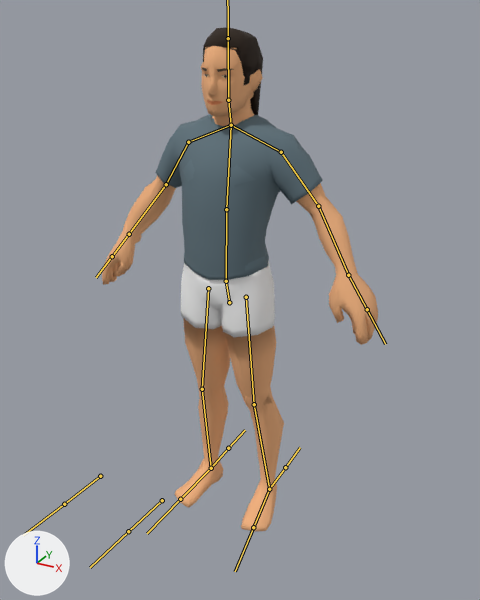
Two versions of the FBX model Assets/Rigs/HumanRig.fbx, one commit apart.
Rendered twice from a 50 mm lens placed at (1.188, -2.079, 2.032), pointed at (0.071, -0.046, 1.016). The axes (+X, +Y, +Z) are drawn at lower left. The lights are the same throughout. The bones that bend it are drawn over the model as lines.

Names of what the first picture shows: 'FemBase', 'FemHair1', 'FemHair2', 'FemTShirt', 'MascBase', 'MascHair1', 'MascHair2', 'MascTShirt'.
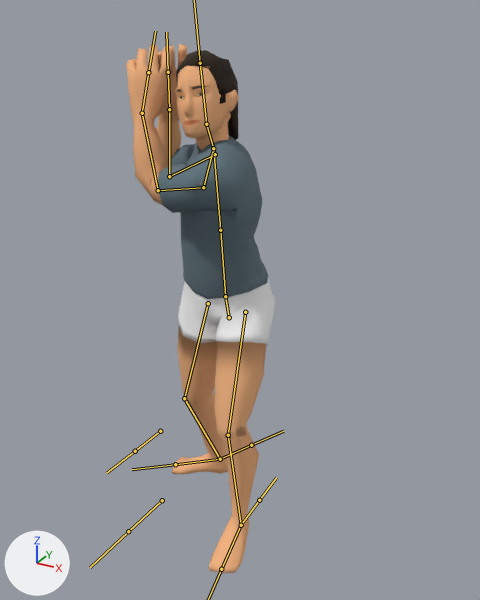
The newer file adds an action. The first version stands in its rest pose; the second is drawn at frame 1 of the action 'Rig|MeleeLarge'.

Boxes (x1, y1, x2, y2) around the edits, measured in the pictures (480 x 600 px):
```json
{"object": "MascBase", "change": "posed", "before": [102, 47, 378, 532], "after": [126, 44, 259, 573]}
{"object": "FemBase", "change": "posed", "before": [109, 46, 363, 466], "after": [127, 56, 276, 502], "on screen": "41% narrower, 6% taller"}
{"object": "MascTShirt", "change": "posed", "before": [155, 114, 323, 280], "after": [157, 139, 263, 299], "on screen": "37% narrower"}
{"object": "MascHair1", "change": "posed", "before": [204, 27, 263, 96], "after": [176, 50, 238, 119]}
{"object": "FemTShirt", "change": "posed", "before": [179, 118, 271, 275], "after": [183, 135, 268, 291]}
{"object": "MascHair2", "change": "posed", "before": [203, 40, 261, 115], "after": [176, 50, 238, 140]}
{"object": "FemHair2", "change": "posed", "before": [206, 33, 263, 76], "after": [202, 66, 238, 95]}
{"object": "FemHair1", "change": "posed", "before": [203, 48, 263, 77], "after": [177, 66, 238, 105]}
{"object": "MascHair3", "change": "posed", "before": [208, 45, 225, 48], "after": [180, 64, 197, 69]}
{"bone": "Root", "before": "(229, 302) to (226, 281)", "after": "(229, 317) to (225, 297)"}
{"bone": "Spine1", "before": "(226, 281) to (226, 209)", "after": "(225, 296) to (220, 230)"}
{"bone": "Spine2", "before": "(226, 209) to (231, 125)", "after": "(220, 230) to (213, 148)"}
{"bone": "Neck", "before": "(231, 125) to (228, 100)", "after": "(213, 148) to (206, 124)"}
{"bone": "Head", "before": "(228, 100) to (228, 38)", "after": "(206, 124) to (200, 63)"}
{"bone": "Shoulder.L", "before": "(231, 125) to (281, 152)", "after": "(213, 148) to (203, 187)"}
{"bone": "UpperArm.L", "before": "(281, 152) to (318, 206)", "after": "(203, 187) to (158, 190)"}
{"bone": "LowerArm.L", "before": "(318, 206) to (348, 275)", "after": "(158, 190) to (142, 113)"}
{"bone": "Hand.L", "before": "(348, 275) to (367, 309)", "after": "(142, 113) to (148, 72)"}
{"bone": "UpperArm.R", "before": "(188, 142) to (166, 184)", "after": "(215, 154) to (169, 176)"}
{"bone": "LowerArm.R", "before": "(166, 184) to (129, 234)", "after": "(169, 176) to (169, 109)"}
{"bone": "Hand.R", "before": "(129, 234) to (112, 256)", "after": "(169, 109) to (168, 72)"}
{"bone": "UpperLeg.L", "before": "(246, 297) to (254, 404)", "after": "(245, 312) to (228, 435)"}
{"bone": "LowerLeg.L", "before": "(254, 404) to (269, 489)", "after": "(228, 435) to (241, 525)"}
{"bone": "Foot.L", "before": "(269, 489) to (253, 527)", "after": "(241, 525) to (221, 569)"}
{"bone": "UpperLeg.R", "before": "(208, 288) to (202, 389)", "after": "(208, 303) to (184, 398)"}
{"bone": "LowerLeg.R", "before": "(202, 389) to (211, 468)", "after": "(184, 398) to (220, 459)"}
{"bone": "Foot.R", "before": "(211, 468) to (180, 499)", "after": "(220, 459) to (175, 464)"}
```

Edits to the scene script, one JSON object a line:
```json
{"block": "bone_root", "where": "bone_root = bpy.data.objects['Rig'].pose.bones['Root']"}
{"op": "set", "path": "bone_root.location", "old": "(0.0, 0.0, 0.0)", "new": "(-0.001, -0.061, 0.02)"}
{"block": "bone_spine1", "where": "bone_spine1 = bpy.data.objects['Rig'].pose.bones['Spine1']  # child of 'Root'"}
{"op": "set", "path": "bone_spine1.rotation_quaternion", "old": "(1.0, 0.0, 0.0, 0.0)", "new": "(0.997, 0.073, 0.0, 0.0)", "note": "degrees (0, 0, 0) -> degrees (8, 0, 0)"}
{"block": "bone_spine2", "where": "bone_spine2 = bpy.data.objects['Rig'].pose.bones['Spine2']  # child of 'Spine1'"}
{"op": "set", "path": "bone_spine2.rotation_quaternion", "old": "(1.0, 0.0, 0.0, 0.0)", "new": "(0.901, 0.04, -0.433, -0.012)", "note": "degrees (0, 0, 0) -> degrees (8, -51, -5)"}
{"block": "bone_neck", "where": "bone_neck = bpy.data.objects['Rig'].pose.bones['Neck']  # child of 'Spine2'"}
{"op": "set", "path": "bone_neck.rotation_quaternion", "old": "(1.0, 0.0, 0.0, 0.0)", "new": "(0.937, -0.063, 0.343, -0.014)", "note": "degrees (0, 0, 0) -> degrees (-10, 40, -5)"}
{"block": "bone_head", "where": "bone_head = bpy.data.objects['Rig'].pose.bones['Head']  # child of 'Neck'"}
{"op": "set", "path": "bone_head.rotation_quaternion", "old": "(1.0, 0.0, 0.0, 0.0)", "new": "(0.987, -0.085, 0.133, 0.039)", "note": "degrees (0, 0, 0) -> degrees (-9, 16, 3)"}
{"block": "bone_shoulder_l", "where": "bone_shoulder_l = bpy.data.objects['Rig'].pose.bones['Shoulder.L']  # child of 'Spine2'"}
{"op": "set", "path": "bone_shoulder_l.rotation_quaternion", "old": "(1.0, 0.0, 0.0, 0.0)", "new": "(0.97, 0.211, 0.104, 0.056)", "note": "degrees (0, 0, 0) -> degrees (25, 10, 9)"}
{"block": "bone_upperarm_l", "where": "bone_upperarm_l = bpy.data.objects['Rig'].pose.bones['UpperArm.L']  # child of 'Shoulder.L'"}
{"op": "set", "path": "bone_upperarm_l.rotation_quaternion", "old": "(1.0, 0.0, 0.0, 0.0)", "new": "(0.585, 0.738, -0.03, -0.334)", "note": "degrees (0, 0, 0) -> degrees (96, 27, -29)"}
{"block": "bone_lowerarm_l", "where": "bone_lowerarm_l = bpy.data.objects['Rig'].pose.bones['LowerArm.L']  # child of 'UpperArm.L'"}
{"op": "set", "path": "bone_lowerarm_l.rotation_quaternion", "old": "(1.0, 0.0, 0.0, 0.0)", "new": "(0.817, 0.472, -0.248, -0.221)", "note": "degrees (0, 0, 0) -> degrees (64, -11, -37)"}
{"block": "bone_hand_l", "where": "bone_hand_l = bpy.data.objects['Rig'].pose.bones['Hand.L']  # child of 'LowerArm.L'"}
{"op": "set", "path": "bone_hand_l.rotation_quaternion", "old": "(1.0, 0.0, 0.0, 0.0)", "new": "(0.741, 0.176, 0.637, -0.119)", "note": "degrees (0, 0, 0) -> degrees (41, 80, 17)"}
{"block": "bone_upperarm_r", "where": "bone_upperarm_r = bpy.data.objects['Rig'].pose.bones['UpperArm.R']  # child of 'Shoulder.R'"}
{"op": "set", "path": "bone_upperarm_r.rotation_quaternion", "old": "(1.0, 0.0, 0.0, 0.0)", "new": "(0.719, 0.493, 0.458, 0.176)", "note": "degrees (0, 0, 0) -> degrees (84, 29, 54)"}
{"block": "bone_lowerarm_r", "where": "bone_lowerarm_r = bpy.data.objects['Rig'].pose.bones['LowerArm.R']  # child of 'UpperArm.R'"}
{"op": "set", "path": "bone_lowerarm_r.rotation_quaternion", "old": "(1.0, 0.0, 0.0, 0.0)", "new": "(0.628, 0.747, 0.08, 0.204)", "note": "degrees (0, 0, 0) -> degrees (98, -12, 23)"}
{"block": "bone_hand_r", "where": "bone_hand_r = bpy.data.objects['Rig'].pose.bones['Hand.R']  # child of 'LowerArm.R'"}
{"op": "set", "path": "bone_hand_r.rotation_quaternion", "old": "(1.0, 0.0, 0.0, 0.0)", "new": "(0.968, 0.029, 0.251, 0.011)", "note": "degrees (0, 0, 0) -> degrees (4, 29, 2)"}
{"block": "bone_upperleg_l", "where": "bone_upperleg_l = bpy.data.objects['Rig'].pose.bones['UpperLeg.L']  # child of 'Root'"}
{"op": "set", "path": "bone_upperleg_l.rotation_quaternion", "old": "(1.0, 0.0, 0.0, 0.0)", "new": "(0.962, 0.271, -0.016, 0.024)", "note": "degrees (0, 0, 0) -> degrees (31, -2, 2)"}
{"block": "bone_lowerleg_l", "where": "bone_lowerleg_l = bpy.data.objects['Rig'].pose.bones['LowerLeg.L']  # child of 'UpperLeg.L'"}
{"op": "set", "path": "bone_lowerleg_l.rotation_quaternion", "old": "(1.0, 0.0, 0.0, 0.0)", "new": "(0.966, -0.256, 0.0, -0.037)", "note": "degrees (0, 0, 0) -> degrees (-30, -1, -4)"}
{"block": "bone_foot_l", "where": "bone_foot_l = bpy.data.objects['Rig'].pose.bones['Foot.L']  # child of 'LowerLeg.L'"}
{"op": "set", "path": "bone_foot_l.rotation_quaternion", "old": "(1.0, 0.0, 0.0, 0.0)", "new": "(1.0, -0.011, 0.021, -0.012)", "note": "degrees (0, 0, 0) -> degrees (-1, 2, -1)"}
{"block": "bone_upperleg_r", "where": "bone_upperleg_r = bpy.data.objects['Rig'].pose.bones['UpperLeg.R']  # child of 'Root'"}
{"op": "set", "path": "bone_upperleg_r.rotation_quaternion", "old": "(1.0, 0.0, 0.0, 0.0)", "new": "(0.98, 0.043, 0.18, -0.067)", "note": "degrees (0, 0, 0) -> degrees (4, 21, -7)"}
{"block": "bone_lowerleg_r", "where": "bone_lowerleg_r = bpy.data.objects['Rig'].pose.bones['LowerLeg.R']  # child of 'UpperLeg.R'"}
{"op": "set", "path": "bone_lowerleg_r.rotation_quaternion", "old": "(1.0, 0.0, 0.0, 0.0)", "new": "(0.981, -0.193, 0.0, 0.028)", "note": "degrees (0, 0, 0) -> degrees (-22, 1, 3)"}
{"block": "bone_foot_r", "where": "bone_foot_r = bpy.data.objects['Rig'].pose.bones['Foot.R']  # child of 'LowerLeg.R'"}
{"op": "set", "path": "bone_foot_r.rotation_quaternion", "old": "(1.0, 0.0, 0.0, 0.0)", "new": "(0.949, -0.025, 0.147, -0.278)", "note": "degrees (0, 0, 0) -> degrees (-8, 15, -34)"}
```
